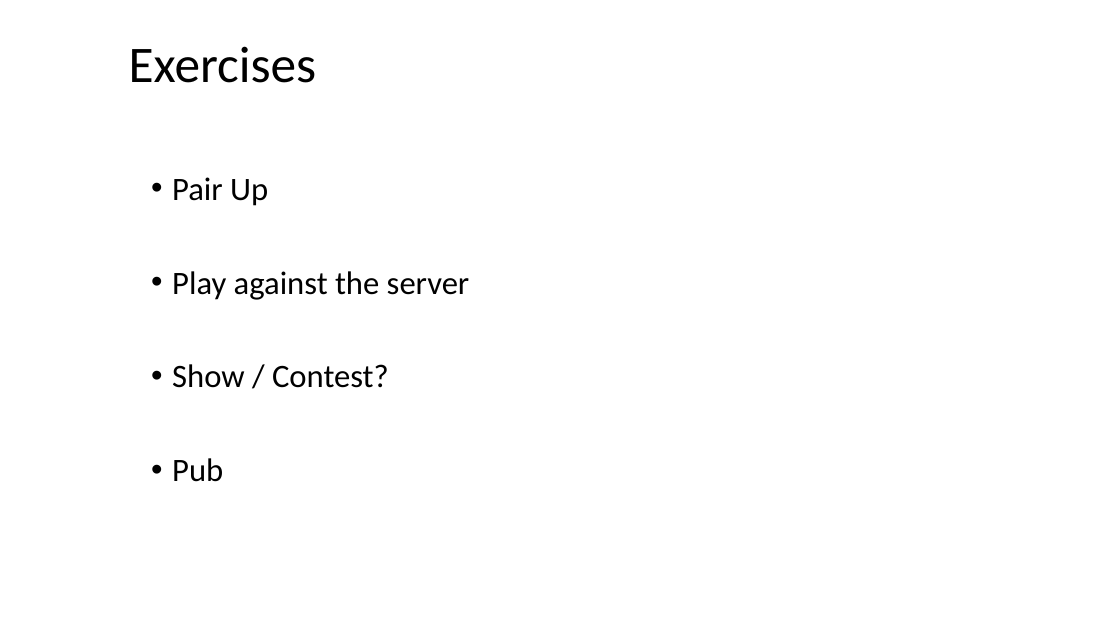
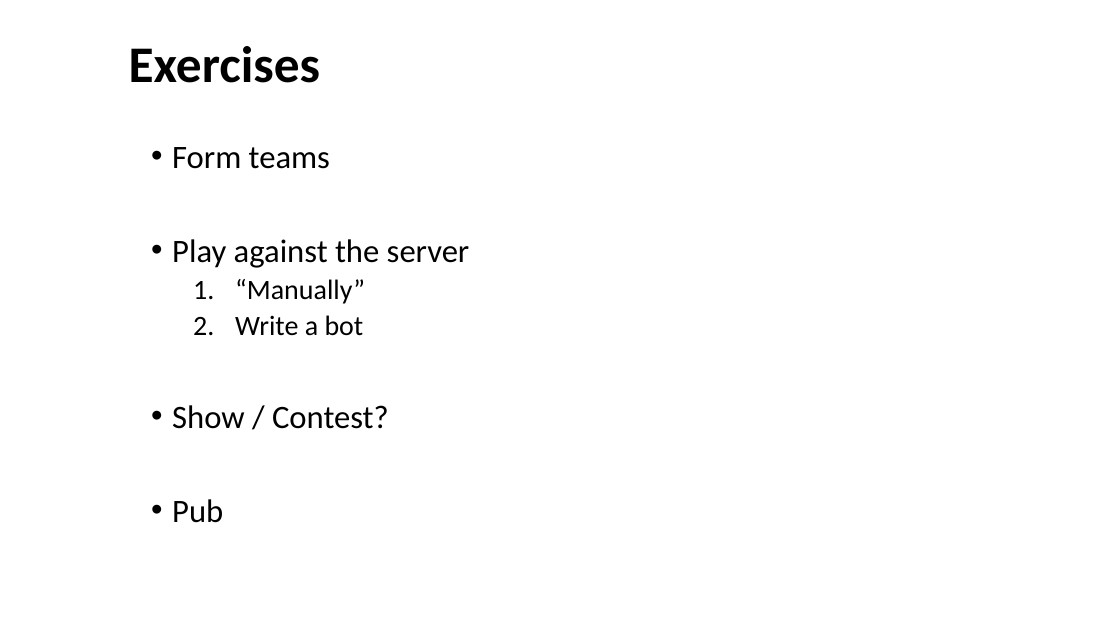
Before and after one commit to BatFace/Connect4, a slide deck: slide 5 of CodeDojoIntroMaterials/Hangman.pptx (slide 11 before the commit). Drawn at 1120x630 pixels with LibreOffice and Linux fonts; fonts in the diff are those of the drawing; background and template pictures are left out. Boxes give left, top, right and bottom in pixels: in the first picture for what was removed or moved away, otherwise in the second. Text is boxed around its words. In the diff, an @@ line names an element or a change of style, - is before the commit and + after.

```diff
--- a/CodeDojoIntroMaterials/Hangman.pptx
+++ b/CodeDojoIntroMaterials/Hangman.pptx
@@ title "Exercises" at [129, 46, 320, 83]: bold on @@
@@ text "Form teams": place and size @@
-text "Form teams" at [172, 177, 470, 482]
+text "Form teams" at [172, 147, 470, 523]
@@ text at [172, 147, 330, 169]: text changed @@
-• Pair Up
+• Form teams
@@ text at [235, 279, 365, 336]: paragraphs added @@
+  1. “Manually”
+  2. Write a bot
```
Also in this commit, not shown: 3 other slides changed, 6 slides removed, 2 other files.
